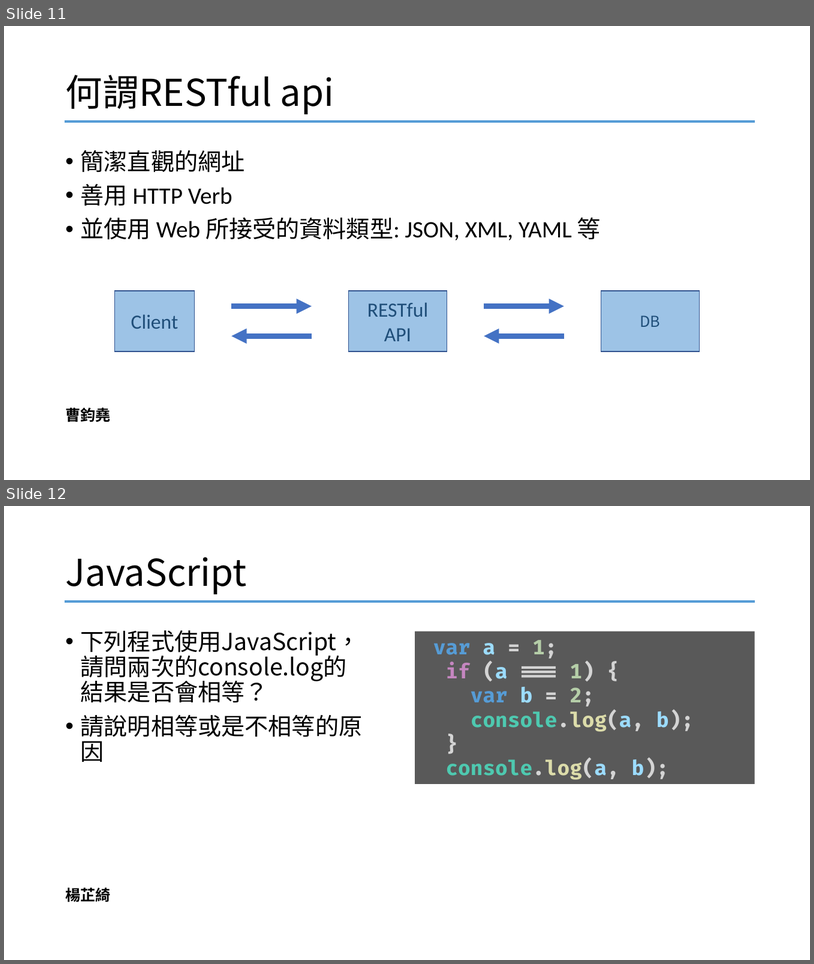
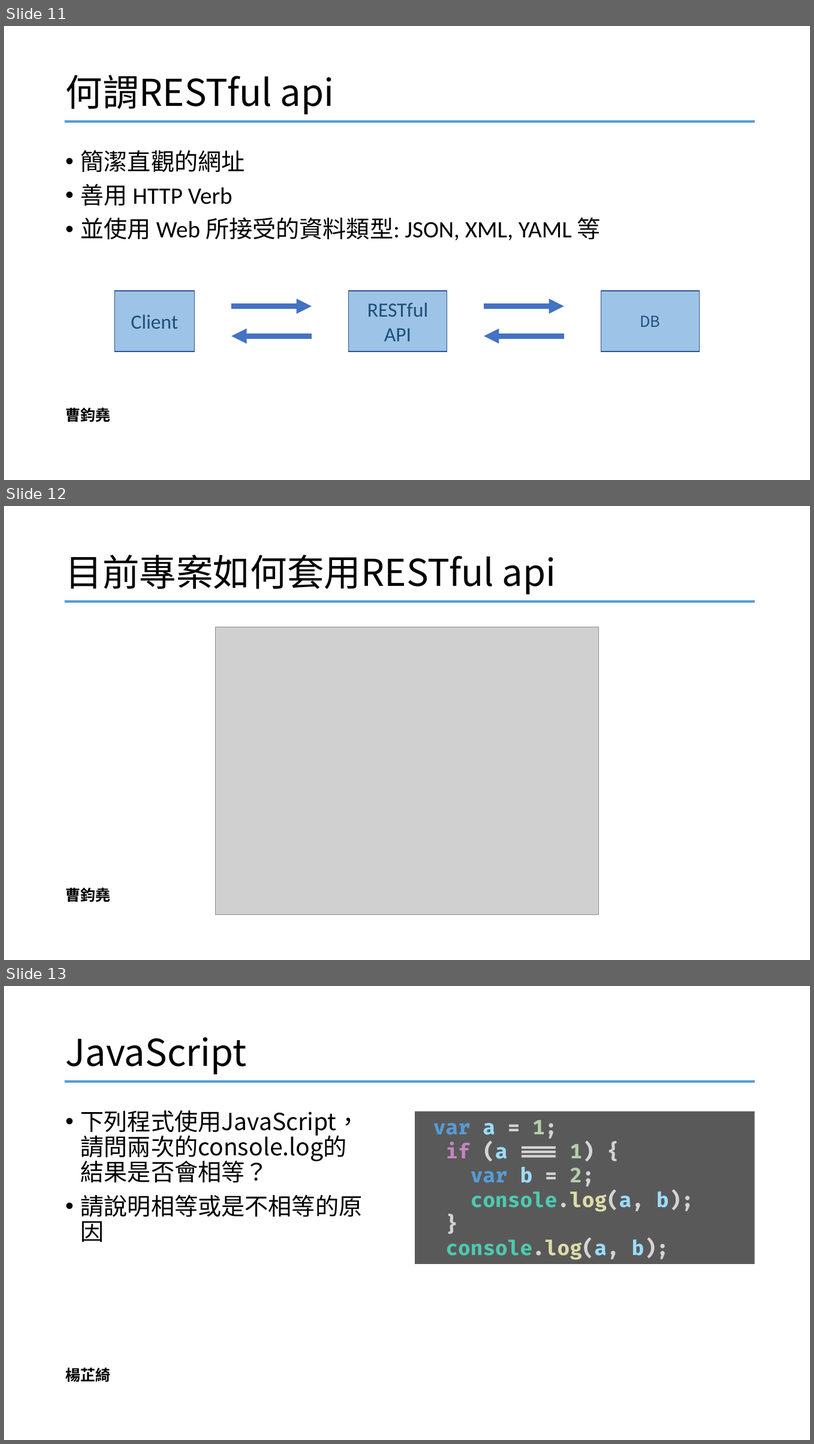
Before and after one commit to YangChihchi/Presentation_Questions, a slide deck: 測驗題.pptx. Shown one above the other, each under a label of ours: slides 11 and 12 before the commit, slides 11, 12 and 13 after it. The pictures are 814x964 and 814x1444 pixels, drawn with LibreOffice and Linux fonts; fonts in the diff are those of the drawing; grey boxes stand for pictures. Boxes give left, top, right and bottom in pixels: in the first picture for what was removed or moved away, otherwise in the second. Text is boxed around its words. In the diff, an @@ line names an element or a change of style, - is before the commit and + after.

Commit message:
添賜 測驗題更新

```diff
--- a/測驗題.pptx
+++ b/測驗題.pptx
@@ slide 12 added at (4,506,810,960), background #FFFFFF @@
@@ title added at (65,555,557,594), 44 pt, text #000000 @@
+目前專案如何套用RESTful api
@@ line added from (65, 601) to (755, 601), #569CD6 2.25 pt @@
@@ picture added at (215,627,599,915) @@
@@ text added at (65,887,111,901), 18 pt, text #000000, bold @@
+曹鈞堯
@@ what was slide 12 is now slide 13 @@
```
